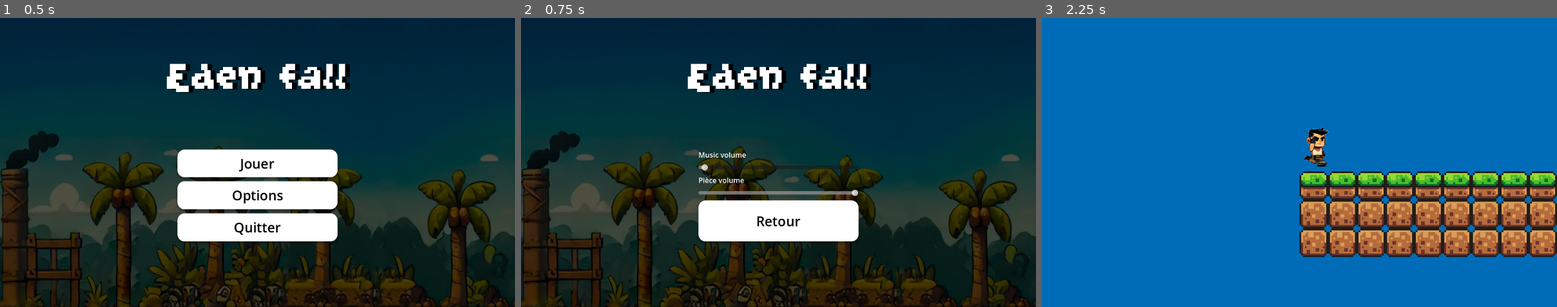
Above: before the commit, frames 1-3 (left to right).
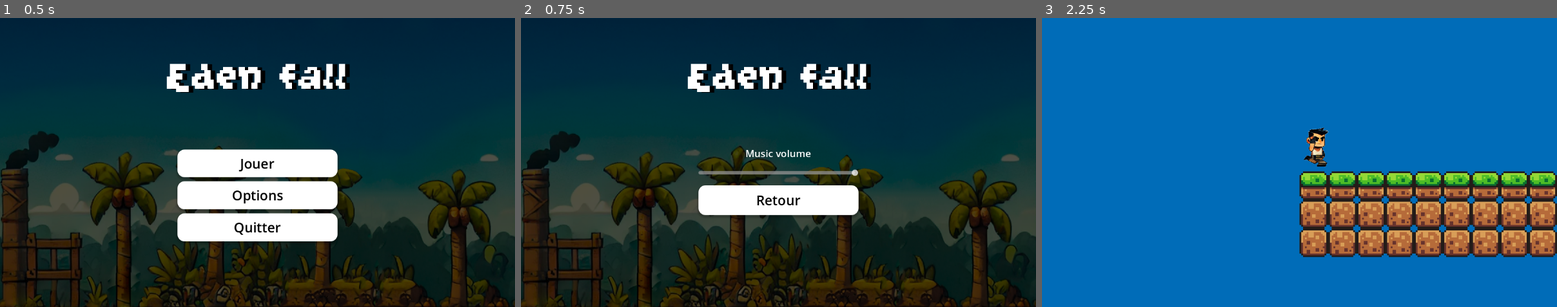
Above: after the commit, the same moments.

Repository: ludovic-rgb/game-jam
Game: Godot game, scene res://scenes/menu.tscn
Same seed, same stepped clock (60 frames per second), same inputs: the game is played once before the commit and once after it.
Inputs:
- Up to frame 1 (0.5 s): no input
- Up to frame 2 (0.75 s): click "Options" at 0.5 s
- Up to frame 3 (2.25 s): click "Retour" at 1.25 s; click "Jouer" at 2 s

Frame 1 is identical in both runs. In frame 2, 5.4% of the frame differs, in the area x 34-66%, y 45-78%; in frame 3, nothing differs.

Commit message:
Add files via upload

Diff:
--- a/game-jam/scenes/SuiteOption.tscn
+++ b/game-jam/scenes/SuiteOption.tscn
@@ -54,28 +54,22 @@
 anchor_right = 0.5
 anchor_bottom = 0.5
 offset_left = -179.0
-offset_top = -29.0
+offset_top = -36.0
 offset_right = 179.0
-offset_bottom = 177.0
+offset_bottom = 118.0
 grow_horizontal = 2
 grow_vertical = 2
-theme_override_constants/separation = 9
+theme_override_constants/separation = 20
 
-[node name="Label" type="Label" parent="VBoxContainer"]
+[node name="Music_Label" type="Label" parent="VBoxContainer"]
 layout_mode = 2
+size_flags_horizontal = 4
+theme_override_font_sizes/font_size = 22
 text = "Music volume"
 
-[node name="HSlider" parent="VBoxContainer" instance=ExtResource("2_go1fk")]
+[node name="Music volume" parent="VBoxContainer" instance=ExtResource("2_go1fk")]
 layout_mode = 2
-bus_name = "Music"
-
-[node name="Label2" type="Label" parent="VBoxContainer"]
-layout_mode = 2
-text = "Pièce volume"
-
-[node name="HSlider2" parent="VBoxContainer" instance=ExtResource("2_go1fk")]
-layout_mode = 2
-bus_name = "piece"
+bus_name = "Master"
 
 [node name="Button2" type="Button" parent="VBoxContainer"]
 layout_mode = 2
@@ -113,7 +107,9 @@
 vertical_alignment = 1
 
 [node name="music" type="AudioStreamPlayer2D" parent="."]
+bus = &"Music volume"
 
 [node name="piece" type="AudioStreamPlayer2D" parent="."]
+bus = &"Pièce volume"
 
 [connection signal="pressed" from="VBoxContainer/Button2" to="." method="_on_button_2_pressed"]
--- a/game-jam/scenes/h_slider.tscn
+++ b/game-jam/scenes/h_slider.tscn
@@ -6,5 +6,5 @@
 offset_right = 23.0
 offset_bottom = 18.0
 max_value = 1.0
-step = 0.01
+step = 0.001
 script = ExtResource("1_5cy06")
Not shown: 1 places in game-jam/scenes/SuiteOption.tscn that only renumber resources
